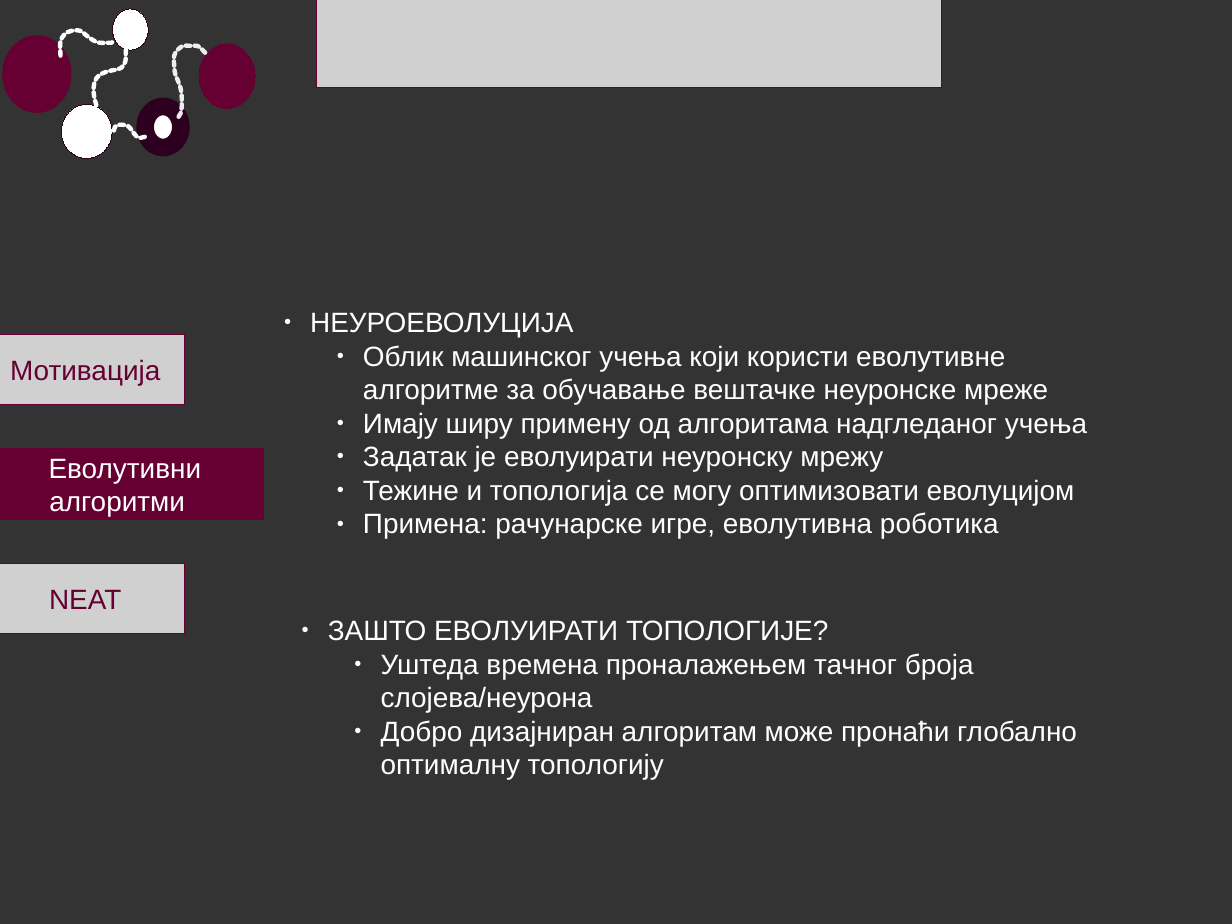
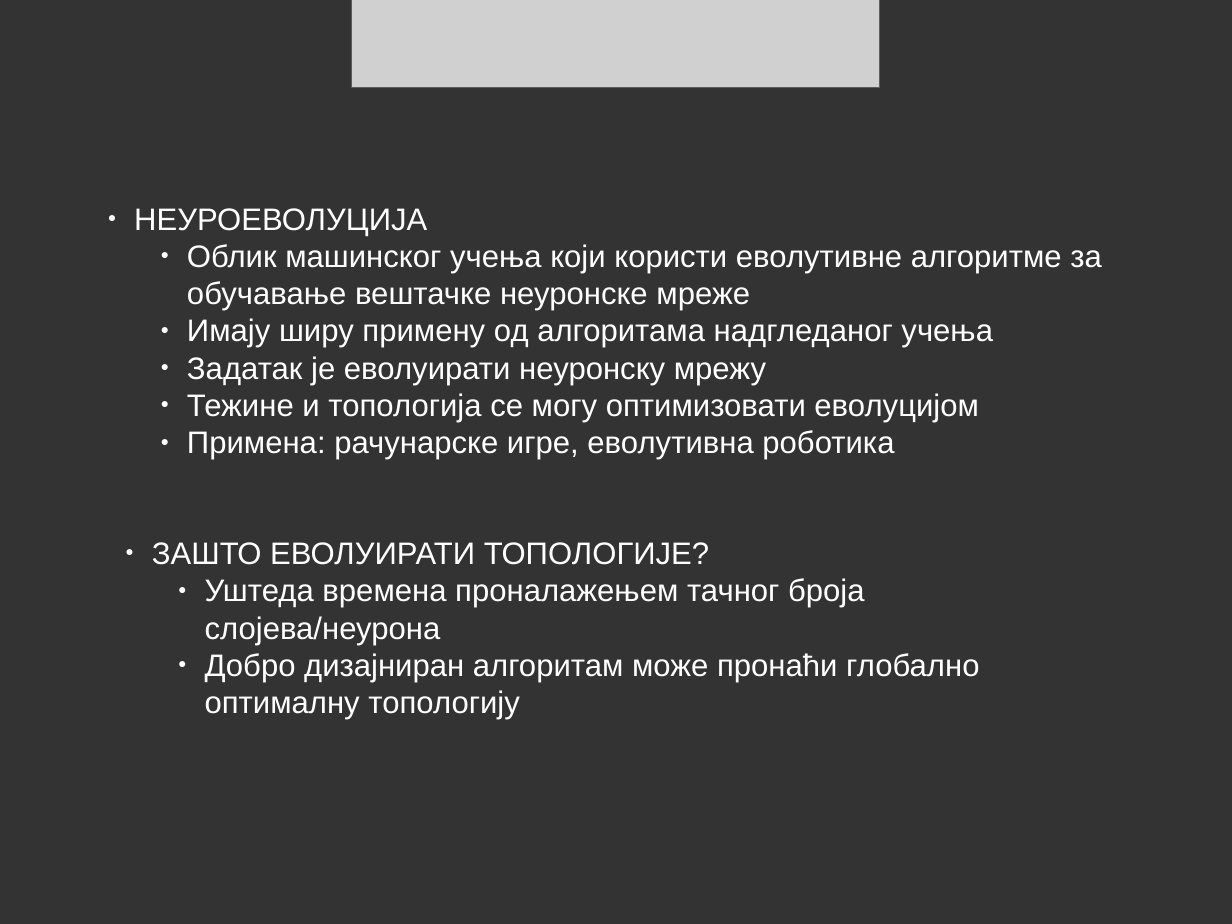
Before and after one commit to alien93/softProj, a slide deck: slide 6 of prezentacija/evolutivni_algoritmi.odp (slide 13 before the commit). Drawn at 1232x924 pixels with LibreOffice and Linux fonts; fonts in the diff are those of the drawing; grey boxes stand for pictures. Boxes give left, top, right and bottom in pixels: in the first picture for what was removed or moved away, otherwise in the second. Text is boxed around its words. In the diff, an @@ line names an element or a change of style, - is before the commit and + after.

```diff
--- a/prezentacija/evolutivni_algoritmi.odp
+++ b/prezentacija/evolutivni_algoritmi.odp
@@ freeform shape removed at bbox=[59, 29, 114, 55] @@
@@ ellipse removed at bbox=[113, 9, 149, 50] @@
@@ picture: place and size @@
-picture at bbox=[316, 0, 941, 88]
+picture at bbox=[352, 0, 880, 88]
@@ ellipse removed at bbox=[9, 41, 65, 106] @@
@@ freeform shape removed at bbox=[94, 49, 127, 107] @@
@@ freeform shape removed at bbox=[173, 45, 207, 117] @@
@@ ellipse removed at bbox=[199, 44, 255, 108] @@
@@ ellipse removed at bbox=[61, 104, 112, 158] @@
@@ ellipse removed at bbox=[145, 106, 181, 148] @@
@@ freeform shape removed at bbox=[114, 123, 148, 138] @@
@@ text "НЕУРОЕВОЛУЦИЈА": place and size @@
-text "НЕУРОЕВОЛУЦИЈА" at bbox=[310, 312, 1087, 539]
+text "НЕУРОЕВОЛУЦИЈА" at bbox=[134, 208, 1101, 460]
@@ text "НЕУРОЕВОЛУЦИЈА" at bbox=[134, 208, 1101, 460]: size 18 to 20 pt @@
@@ picture removed at bbox=[0, 334, 186, 405] @@
-Мотивација
@@ rectangle removed at bbox=[0, 449, 264, 520] @@
-Еволутивни
-алгоритми
@@ text "ЗАШТО ЕВОЛУИРАТИ ТОПОЛОГИЈЕ?" at bbox=[152, 542, 979, 720]: size 18 to 20 pt @@
@@ text "ЗАШТО ЕВОЛУИРАТИ ТОПОЛОГИЈЕ?": place and size @@
-text "ЗАШТО ЕВОЛУИРАТИ ТОПОЛОГИЈЕ?" at bbox=[328, 620, 1077, 780]
+text "ЗАШТО ЕВОЛУИРАТИ ТОПОЛОГИЈЕ?" at bbox=[152, 542, 979, 720]
@@ picture removed at bbox=[0, 563, 186, 634] @@
-NEAT
```
Also in this commit, not shown: 9 other slides changed, 3 slides added, 13 slides removed, 6 other files.
